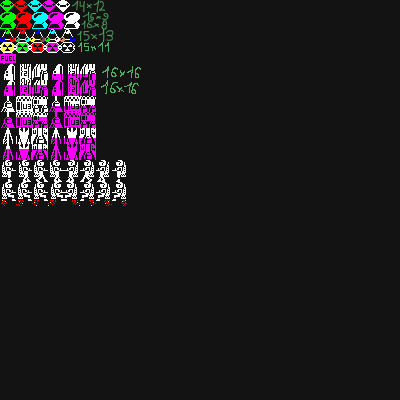
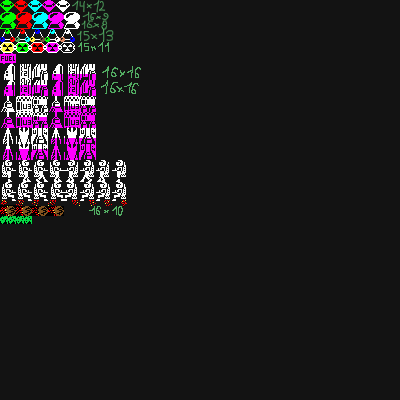
Comparing the layer stacks of the two 400 × 400 images. Changes:
removed layer "Слой 5" over [94,206,122,207]
added layer "Grass left end" above "Meteorit" over [0,216,32,224]
added layer "Meteorit" above "Player_fly" over [0,205,123,216]
painted on "Player_fly" over [94,206,122,207]
